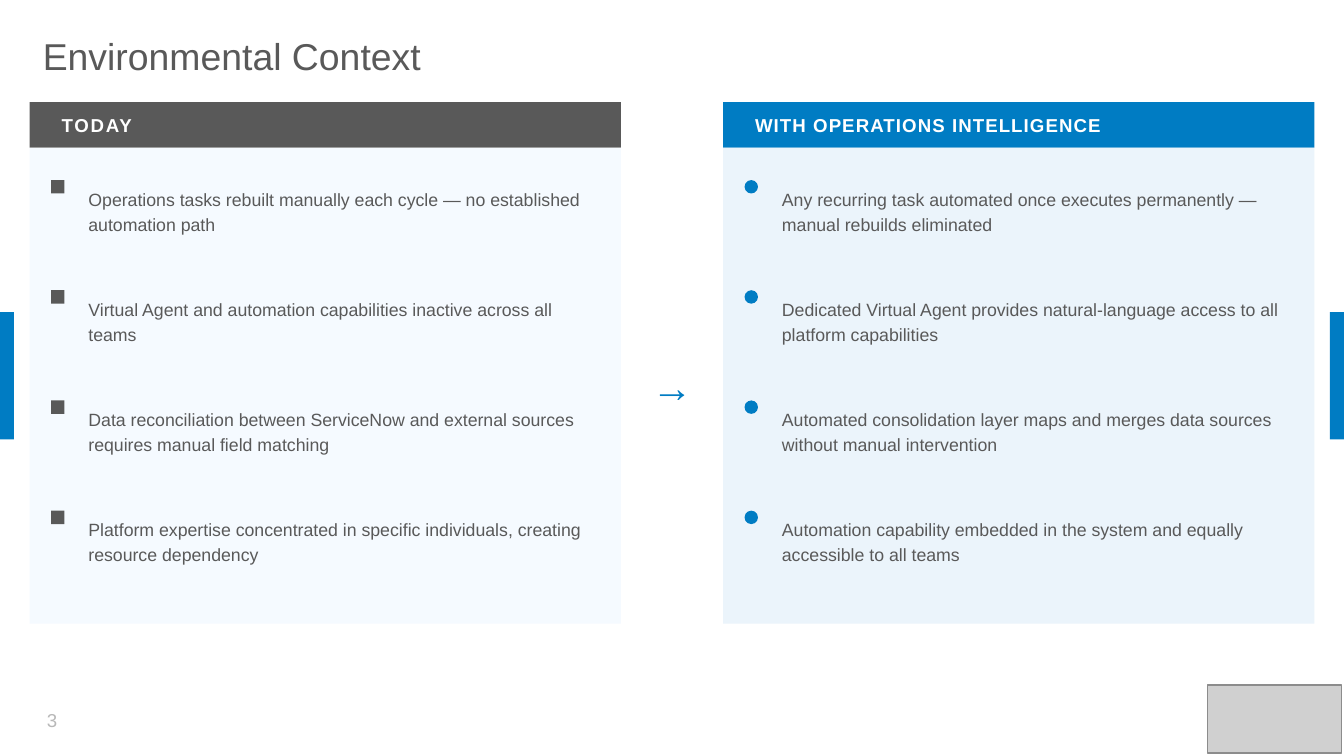
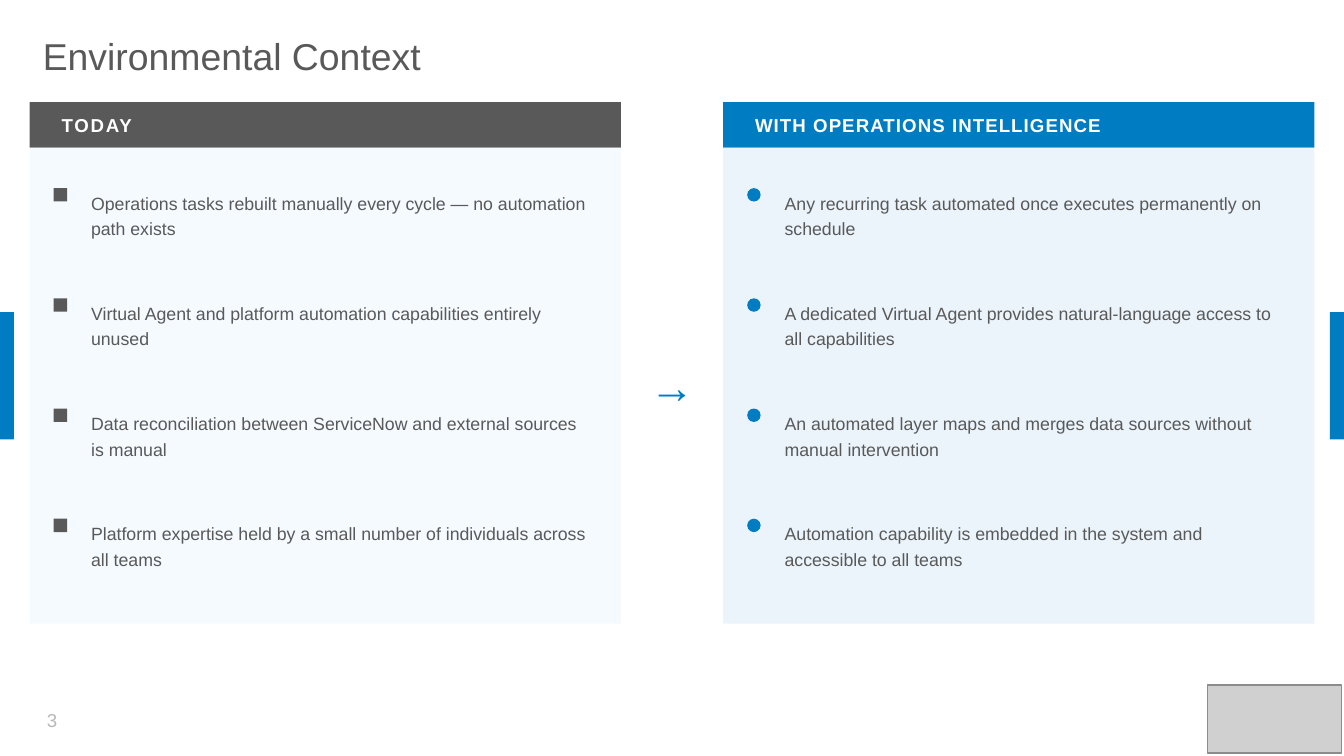
Before and after one commit to nassim-louzaoui/ServiceNow-Solutions, a slide deck: slide 3 of pptx_build/Operations-Intelligence-Overview.pptx. Drawn at 1344x756 pixels with LibreOffice and Linux fonts; fonts in the diff are those of the drawing; grey boxes stand for pictures. Boxes give left, top, right and bottom in pixels: in the first picture for what was removed or moved away, otherwise in the second. Text is boxed around its words. In the diff, an @@ line names an element or a change of style, - is before the commit and + after.

```diff
--- a/pptx_build/Operations-Intelligence-Overview.pptx
+++ b/pptx_build/Operations-Intelligence-Overview.pptx
@@ text at bbox=[91, 197, 585, 239]: text changed @@
-Operations tasks rebuilt manually each cycle — no established automation path
+Operations tasks rebuilt manually every cycle — no automation path exists
@@ text at bbox=[785, 197, 1262, 235]: text changed @@
-Any recurring task automated once executes permanently — manual rebuilds eliminated
+Any recurring task automated once executes permanently on schedule
@@ text at bbox=[91, 307, 541, 345]: text changed @@
-Virtual Agent and automation capabilities inactive across all teams
+Virtual Agent and platform automation capabilities entirely unused
@@ text at bbox=[785, 307, 1271, 349]: text changed @@
-Dedicated Virtual Agent provides natural-language access to all platform capabilities
+A dedicated Virtual Agent provides natural-language access to all capabilities
@@ text at bbox=[91, 417, 577, 456]: text changed @@
-Data reconciliation between ServiceNow and external sources requires manual field matching
+Data reconciliation between ServiceNow and external sources is manual
@@ text at bbox=[785, 417, 1251, 456]: text changed @@
-Automated consolidation layer maps and merges data sources without manual intervention
+An automated layer maps and merges data sources without manual intervention
@@ 4 rectangles: place and size @@
-4 rectangles at bbox=[51, 180, 65, 524]
+4 rectangles at bbox=[54, 188, 67, 532]
@@ text at bbox=[91, 527, 585, 566]: text changed @@
-Platform expertise concentrated in specific individuals, creating resource dependency
+Platform expertise held by a small number of individuals across all teams
@@ 4 ellipses: place and size @@
-4 ellipses at bbox=[745, 180, 758, 524]
+4 ellipses at bbox=[747, 188, 761, 532]
@@ text at bbox=[785, 527, 1203, 566]: text changed @@
-Automation capability embedded in the system and equally accessible to all teams
+Automation capability is embedded in the system and accessible to all teams
```
Also in this commit, not shown: 5 other slides changed, 3 slides added, 2 slides removed, 1 other file.
